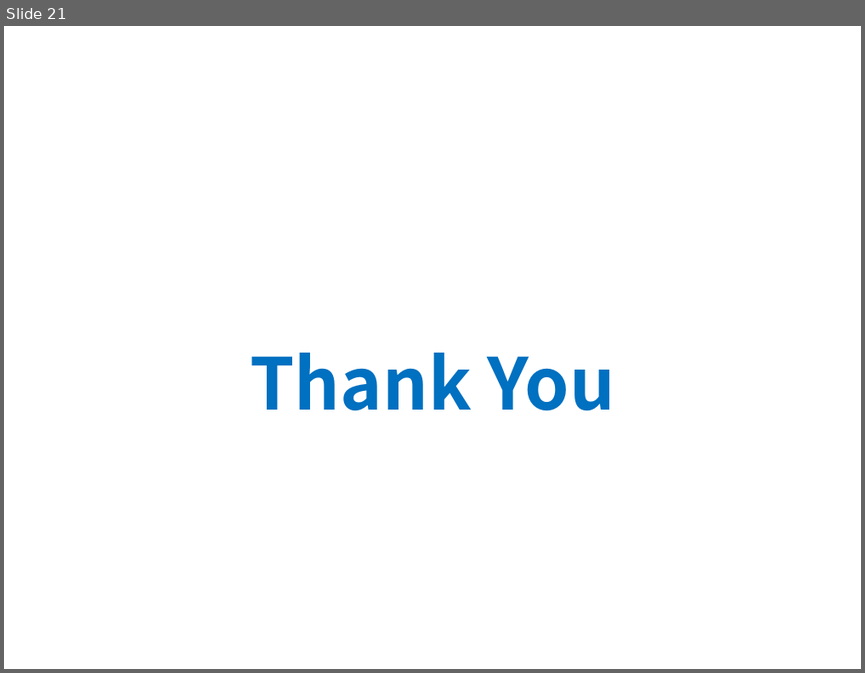
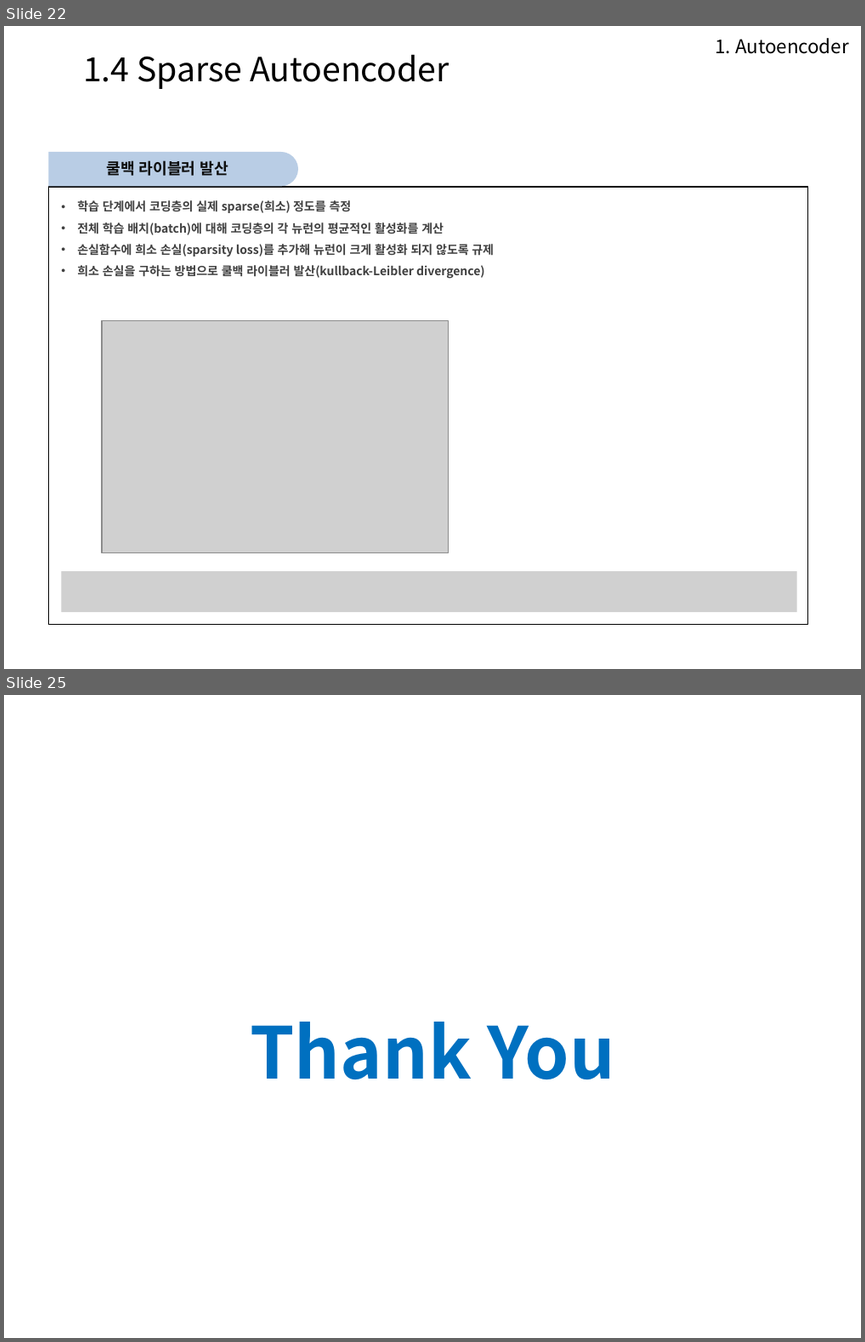
Before and after one commit to Heechul90/Autoencoder, a slide deck: autoencoder.pptx. Shown one above the other, each under a label of ours: slide 21 before the commit, slides 22 and 25 after it; the slides between them are not shown. The pictures are 865x673 and 865x1342 pixels, drawn with LibreOffice and Linux fonts; fonts in the diff are those of the drawing; grey boxes stand for pictures; background and template pictures are left out. Boxes give left, top, right and bottom in pixels: in the first picture for what was removed or moved away, otherwise in the second. Text is boxed around its words. In the diff, an @@ line names an element or a change of style, - is before the commit and + after.

Commit message:
autoencoder

```diff
--- a/autoencoder.pptx
+++ b/autoencoder.pptx
@@ slide 22 added at [4,26,861,669], background picture (left out) @@
@@ text added at [715,38,849,54], 16 pt, text #000000 @@
+1. Autoencoder
@@ text added at [83,54,449,89], 28 pt, text #000000 @@
+1.4 Sparse Autoencoder
@@ round same rect added at [49,152,298,186], fill #B9CDE5 @@
@@ rectangle added at [50,153,285,184], fill #B9CDE5, 13 pt, text #0D0D0D, bold @@
+쿨백 라이블러 발산
@@ rectangle added at [48,188,808,624], outline #000000 1 pt @@
@@ text added at [77,200,494,278], 10 pt, text #404040, bold @@
+• 학습 단계에서 코딩층의 실제 sparse(희소) 정도를 측정
+• 전체 학습 배치(batch)에 대해 코딩층의 각 뉴런의 평균적인 활성화를 계산
+• 손실함수에 희소 손실(sparsity loss)를 추가해 뉴런이 크게 활성화 되지 않도록 규제
+• 희소 손실을 구하는 방법으로 쿨백 라이블러 발산(kullback-Leibler divergence)
@@ picture added at [102,321,448,553] @@
@@ picture added at [62,571,796,612] @@
@@ what was slide 21 is now slide 25 @@
```
Also in this commit, not shown: 18 slides changed, 3 other slides added, 3 other files.
